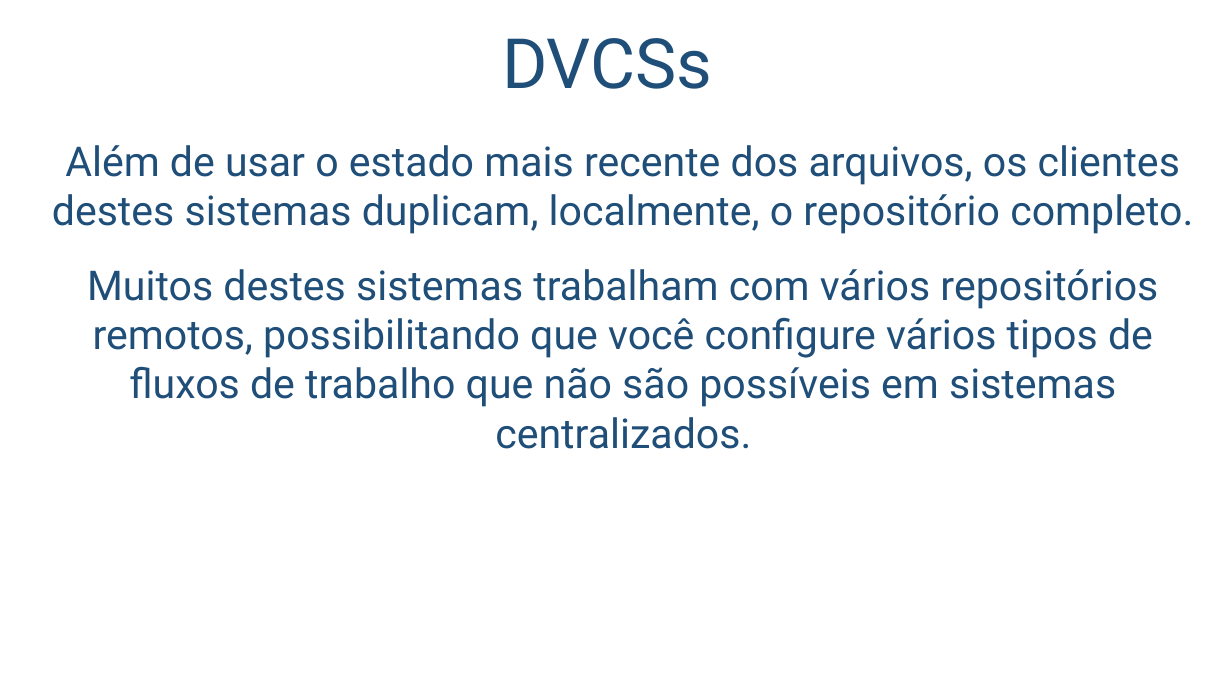
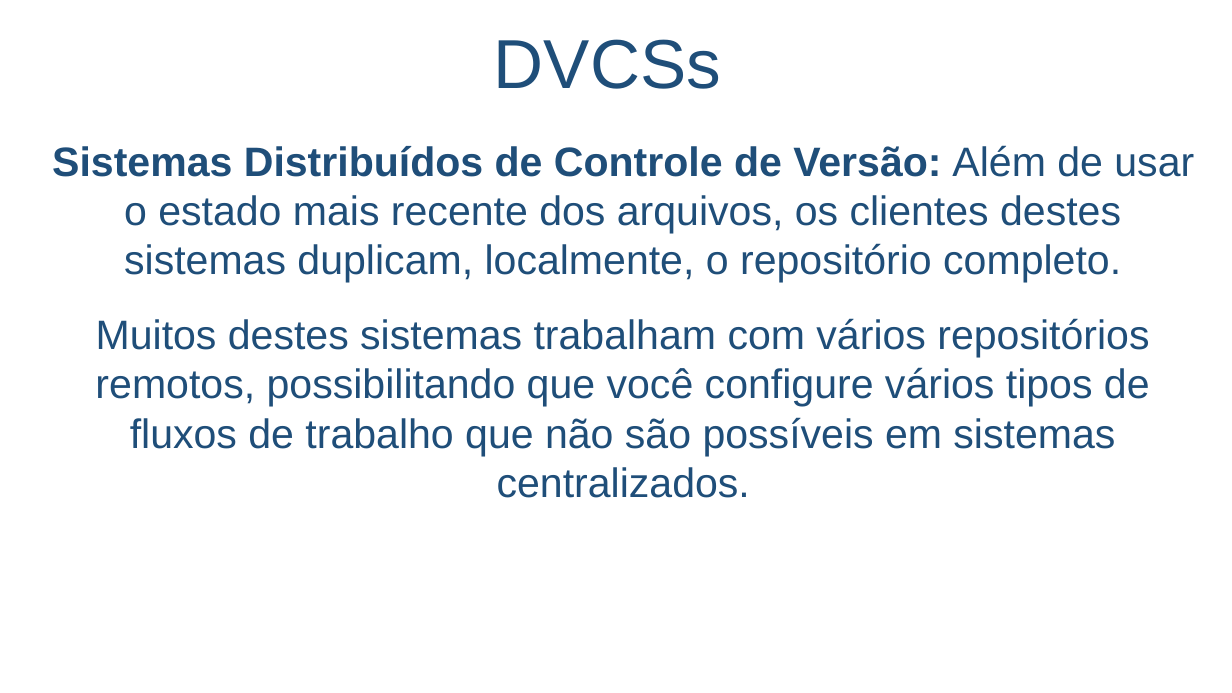
Before and after one commit to salmo-jr/public-slides, a slide deck: slide 9 of versionamento-de-arquivos.pptx. Drawn at 1232x693 pixels with LibreOffice and Linux fonts; fonts in the diff are those of the drawing; background and template pictures are left out. Boxes give left, top, right and bottom in pixels: in the first picture for what was removed or moved away, otherwise in the second. Text is boxed around its words. In the diff, an @@ line names an element or a change of style, - is before the commit and + after.

```diff
--- a/versionamento-de-arquivos.pptx
+++ b/versionamento-de-arquivos.pptx
@@ text "DVCSs" at (494,39,721,89): font Roboto to Arial @@
@@ text at (52,145,1194,282): text changed; font Roboto to Arial @@
-Além de usar o estado mais recente dos arquivos, os clientes destes sistemas duplicam, localmente, o repositório completo.
+Sistemas Distribuídos de Controle de Versão: Além de usar o estado mais recente dos arquivos, os clientes destes sistemas duplicam, localmente, o repositório completo.
@@ text at (95,318,1150,498): font Roboto to Arial in "Muitos destes sistemas trabalham com vários repositórios ..." @@
```
Also in this commit, not shown: 11 other slides changed, 2 other files.
